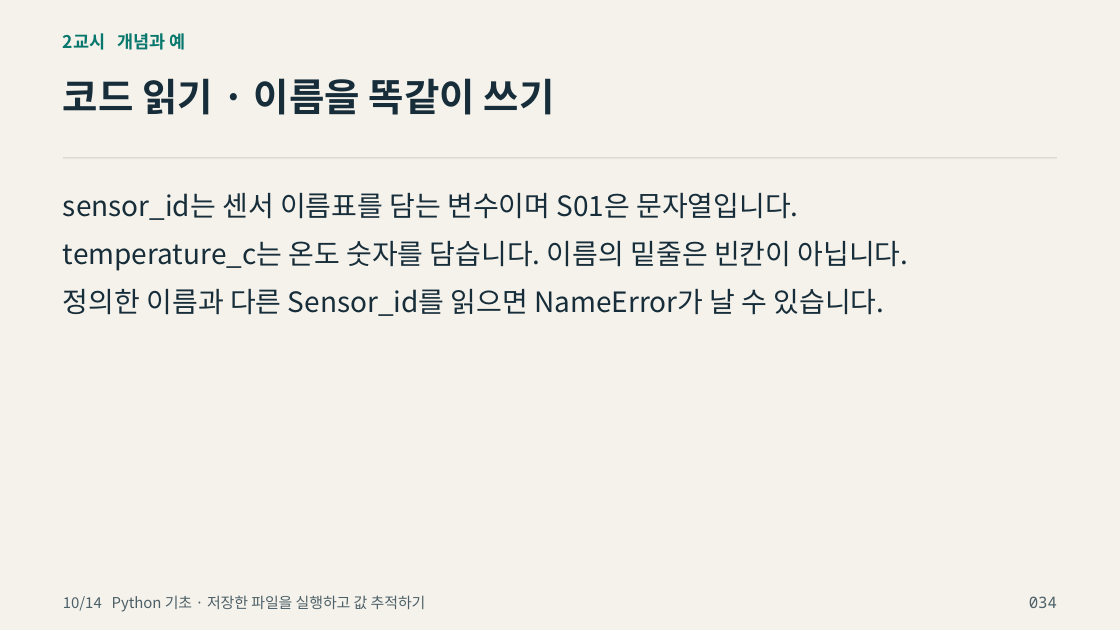
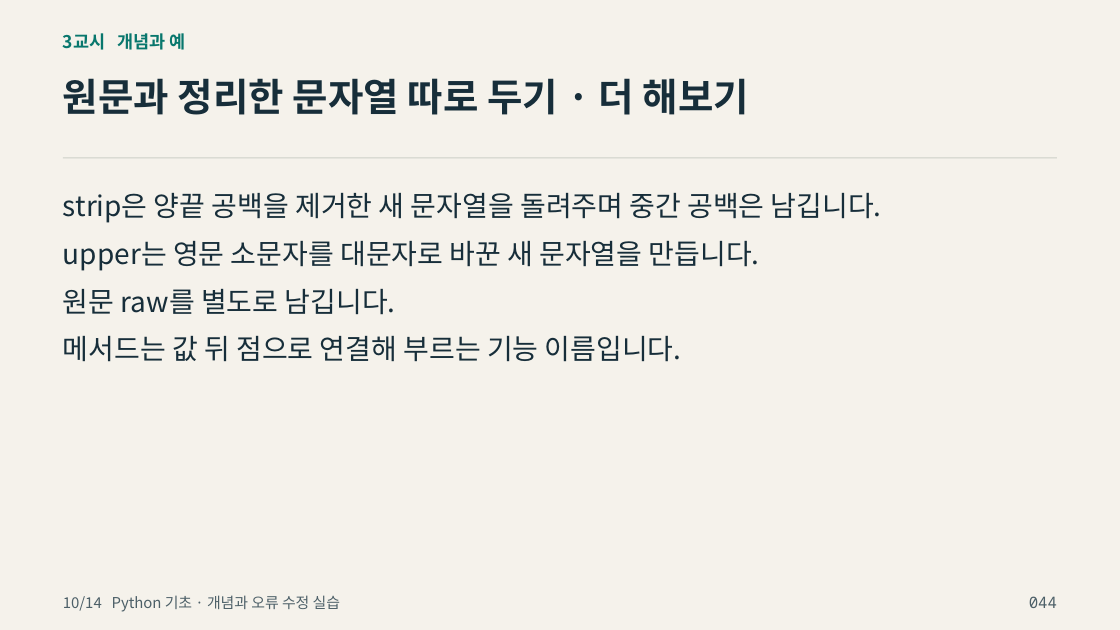
Before and after one commit to zeusk302-png/kdigital-physical-ai, a slide deck: slide 44 of downloads/2026-10-14/readable-slides.pptx (slide 34 before the commit). Drawn at 1120x630 pixels with LibreOffice and Linux fonts; fonts in the diff are those of the drawing; background and template pictures are left out. Boxes give left, top, right and bottom in pixels: in the first picture for what was removed or moved away, otherwise in the second. Text is boxed around its words. In the diff, an @@ line names an element or a change of style, - is before the commit and + after.

Commit message:
Expand beginner Python concepts and synchronize teaching deck

```diff
--- a/downloads/2026-10-14/readable-slides.pptx
+++ b/downloads/2026-10-14/readable-slides.pptx
@@ text at (63,33,186,50): text changed @@
-2교시 개념과 예
+3교시 개념과 예
@@ text at (63,78,749,115): text changed @@
-코드 읽기 · 이름을 똑같이 쓰기
+원문과 정리한 문자열 따로 두기 · 더 해보기
@@ text at (63,193,882,223): text changed @@
-sensor_id는 센서 이름표를 담는 변수이며 S01은 문자열입니다.
+strip은 양끝 공백을 제거한 새 문자열을 돌려주며 중간 공백은 남깁니다.
@@ text at (63,241,760,271): text changed @@
-temperature_c는 온도 숫자를 담습니다. 이름의 밑줄은 빈칸이 아닙니다.
+upper는 영문 소문자를 대문자로 바꾼 새 문자열을 만듭니다.
@@ text at (63,289,396,315): text changed @@
-정의한 이름과 다른 Sensor_id를 읽으면 NameError가 날 수 있습니다.
+원문 raw를 별도로 남깁니다.
@@ text added at (63,336,682,362), 24 pt, text #172E3A @@
+메서드는 값 뒤 점으로 연결해 부르는 기능 이름입니다.
@@ text at (63,595,340,612): text changed @@
-10/14 Python 기초 · 저장한 파일을 실행하고 값 추적하기
+10/14 Python 기초 · 개념과 오류 수정 실습
@@ text at (1029,596,1057,608): text changed @@
-034
+044
```
Also in this commit, not shown: 76 other slides changed, 46 slides added, 40 slides removed, 18 other files.
